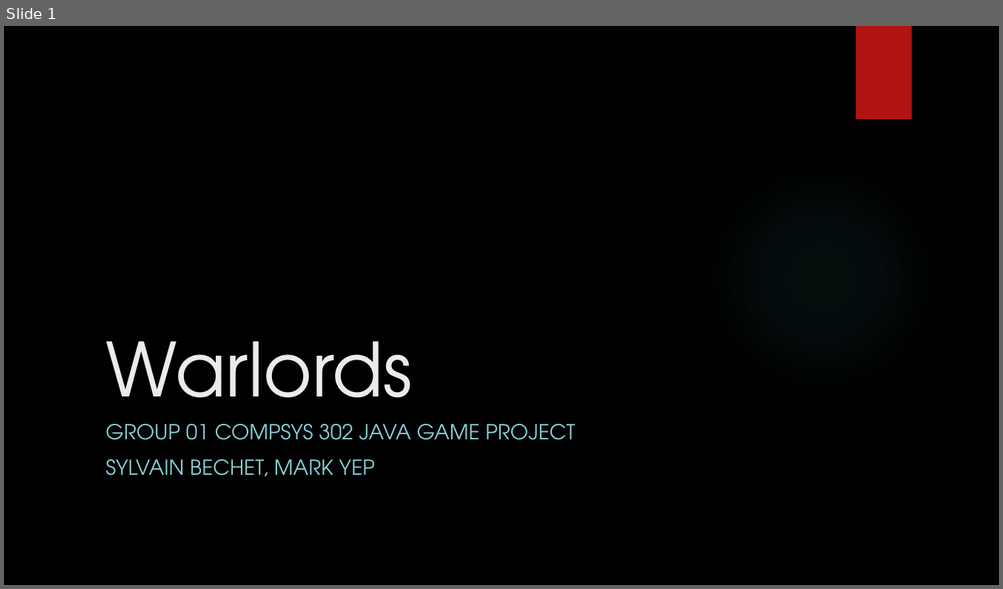
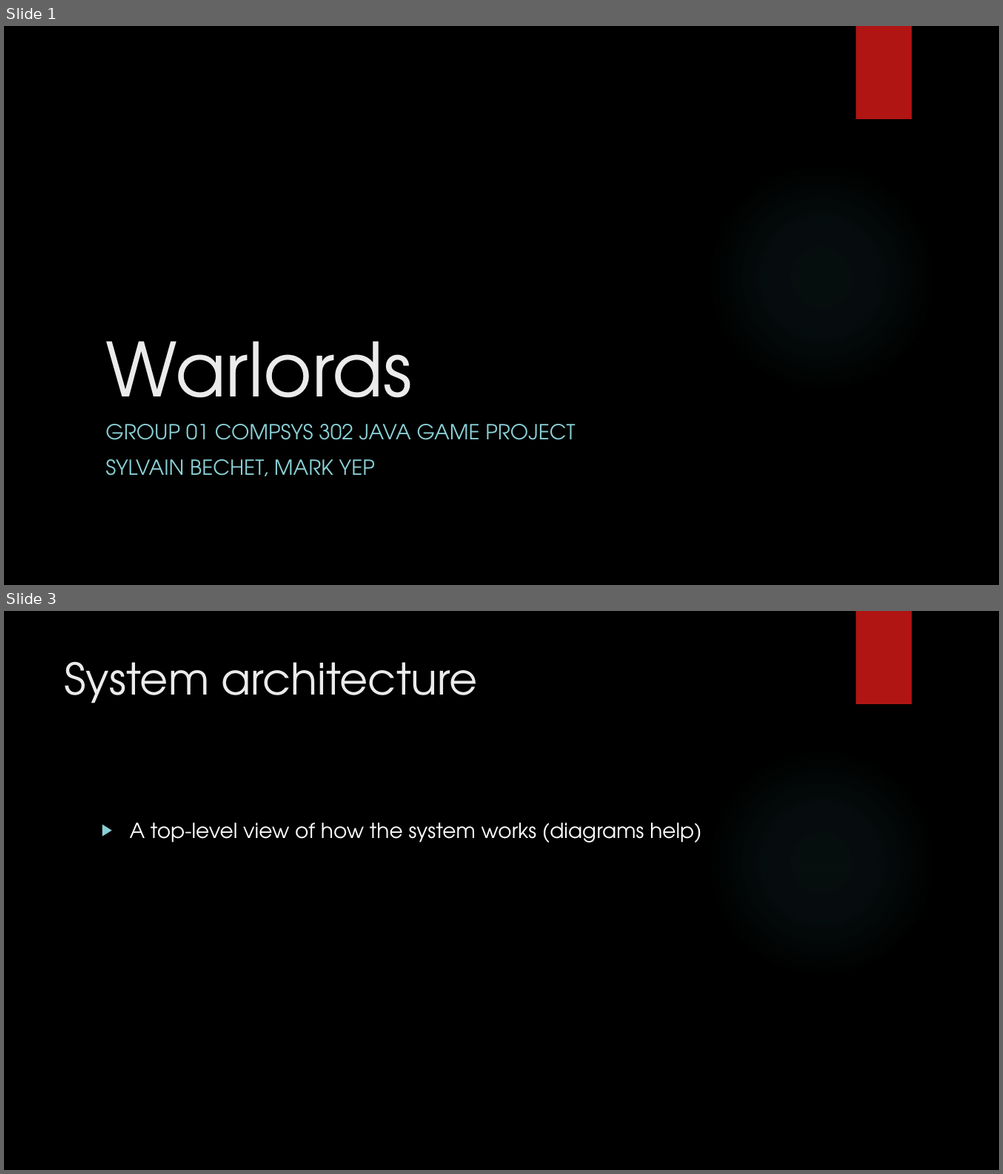
Before and after one commit to nz-Mark-Y/JavaGameProject, a slide deck: Group 01 Final Submission Presentation.pptx. Shown one above the other, each under a label of ours: slide 1 before the commit, slides 1 and 3 after it; the slides between them are not shown. The pictures are 1003x589 and 1003x1174 pixels, drawn with LibreOffice and Linux fonts; fonts in the diff are those of the drawing; background and template pictures are left out. Boxes give left, top, right and bottom in pixels: in the first picture for what was removed or moved away, otherwise in the second. Text is boxed around its words. In the diff, an @@ line names an element or a change of style, - is before the commit and + after.

```diff
--- a/Group 01 Final Submission Presentation.pptx
+++ b/Group 01 Final Submission Presentation.pptx
@@ slide 3 added at [4,611,999,1170], background picture (left out); not listed: 2 template elements that a slide beside it also shows @@
@@ title added at [64,661,478,703], 42 pt, text #EBEBEB @@
+System architecture
@@ text added at [130,823,701,843], 20 pt, text #FFFFFF @@
+▶ A top-level view of how the system works (diagrams help)
```
Also in this commit, not shown: 5 other slides added, 1 slide removed.
